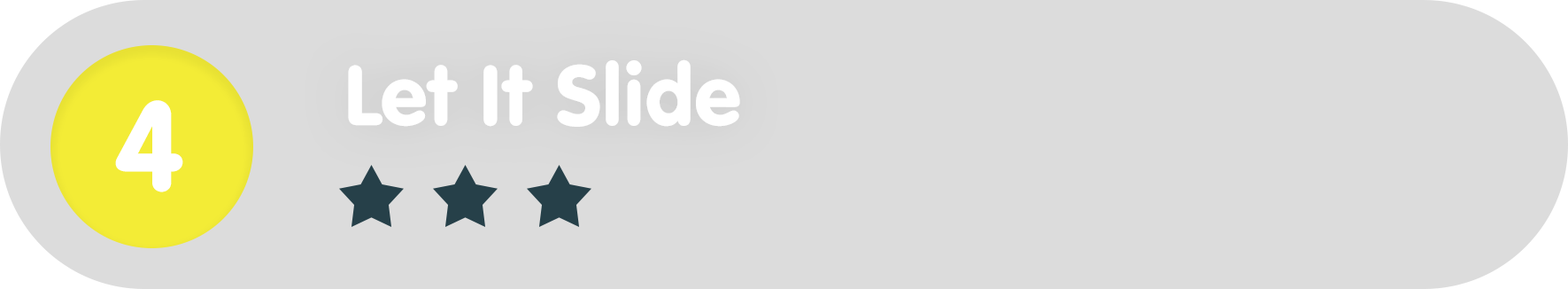
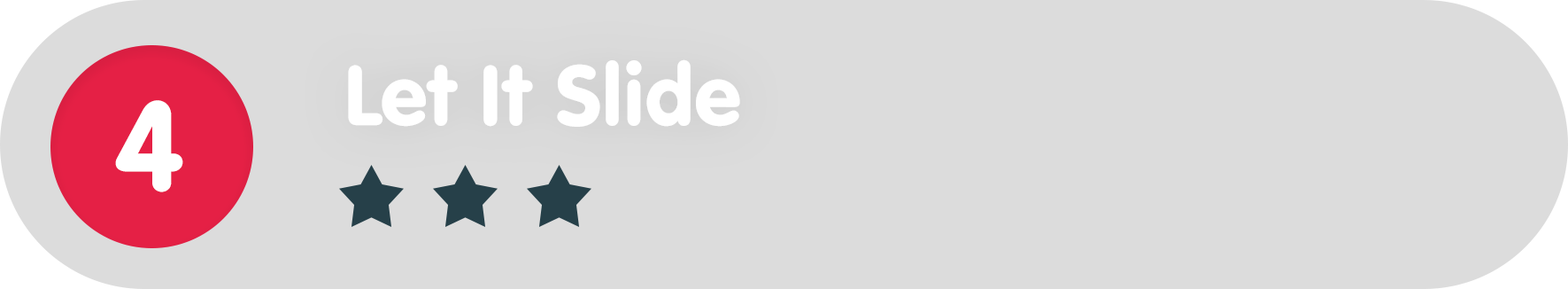
Layers edited between the first and the second 1568px x 289px image:
painted on "Ellipse_green" over [50,45,254,248]
